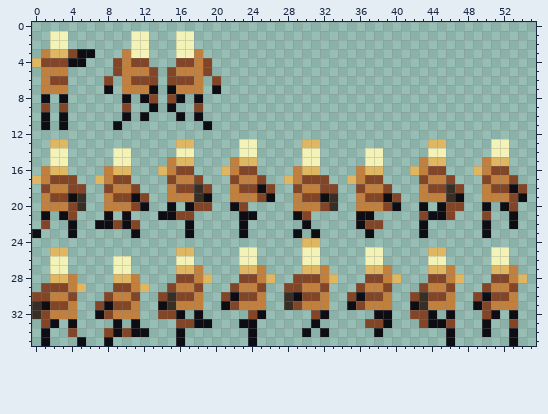
Pixel-art sprite: RoD8/Assets/commando_good.png. Above: the version before the commit.
The file is 56x36 pixels.
Once edited:
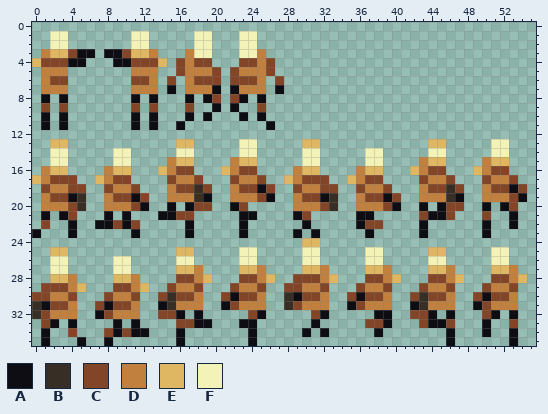
Palette (. is transparent): A #0e0d13  B #372f26  C #834527  D #c1803e  E #dfb762  F #f4f3b7
Edits made:
@@ x 6..29 @@
  0 ........................
- 1 .....FF...FF............
- 2 .....FF...FF............
- 3 A...DFF...FFD...........
- 4 ...CDCC...CCDC..........
- 5 ...CDDDC.CDDDC..........
- 6 ..C.DCCC.CCCD.C.........
- 7 ..A.DDDA.ADDD.A.........
- 8 ....A.AC.CA.A...........
- 9 ....C..A.A..C...........
-10 ....A.A...A.A...........
-11 ...A.........A..........
+ 1 .....FF.....FF...FF.....
+ 2 .....FF.....FF...FF.....
+ 3 A.AACEED...DFF...FFD....
+ 4 ...AACCCE.CDCC...CCDC...
+ 5 .....DDD..CDDDC.CDDDC...
+ 6 .....CCD.C.DCCC.CCCD.C..
+ 7 .....DDD.A.DDDA.ADDD.A..
+ 8 .....A.A...A.AC.CA.A....
+ 9 .....C.C...C..A.A..C....
+10 .....A.A...A.A...A.A....
+11 .....A.A..A.........A...
 12 ........................
Pixel boxes of the changes (left, top, right, bottom) in both pictures:
changed: (104, 31, 284, 130)
